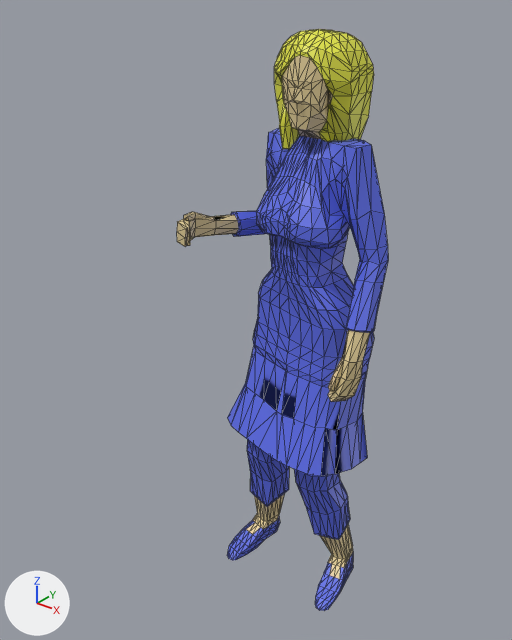
Two versions of the glTF model fasc-sim-npc-anim-control/NPCs/blonde_lady.gltf, one commit apart.
Camera for both pictures: a 50 mm lens placed at (1.43, -2.12, 2.48), pointed at (-0.11, -0.19, 1.29). The lights are fixed; the arrows at lower left show +X, +Y and +Z. Both versions are drawn at frame 47 of the action 'TakeItem'; the numbers are the values there. Mesh edges are drawn as thin lines. Vertices at the same position are counted once.

Names of what the first picture shows: 'Body.001'.
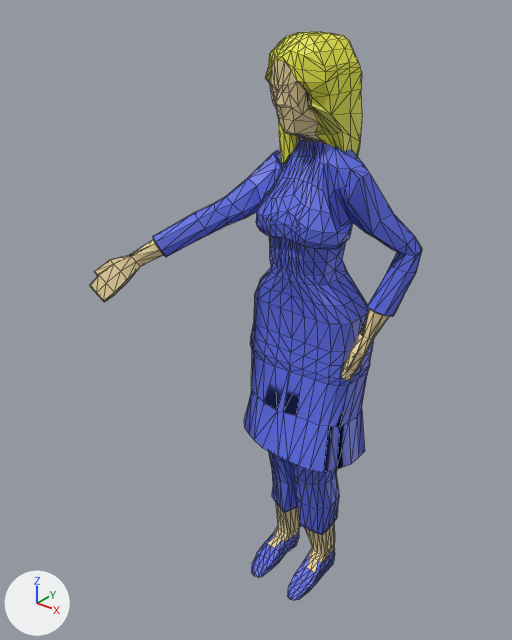
Where the change shows, as pixel boxes [x1, y1, x2, y2] in the pictures (512 x 640 px):
'Body.001', reshaped, turned, rescaled: before [177, 29, 388, 611]; after [90, 32, 422, 600]

Patch to the scene script:
```diff
--- a/fasc-sim-npc-anim-control/NPCs/blonde_lady.gltf.py
+++ b/fasc-sim-npc-anim-control/NPCs/blonde_lady.gltf.py
@@ me_cube_001 @@
 me_cube_001.from_pydata(...)  # 1251 vertices, 2537 faces; spans x -41.0..36.0, y 0.0..232.0, z -19.0..34.0
 # used by ob_body_001; location = (0.0, 0.0, 0.0); rotation_euler = (1.571, 0.0, 0.0), in degrees (90, 0, 0); scale = (0.01, 0.01, 0.01)
+# me_cube_001 part 1: the whole mesh is multiplied about the mesh origin by the matrix ((0.01, 0.0, 0.002), (0.002, 0.0, -0.01), (0.0, 0.01, 0.0))
 me_cube_001.materials.append(mat_material_002)
@@ ob_body_001 @@
 ob_body_001.location = (0.0, 0.0, 0.0)
-ob_body_001.rotation_euler = (1.571, 0.0, 0.0)  # degrees (90, 0, 0)
-ob_body_001.scale = (0.01, 0.01, 0.01)
```
